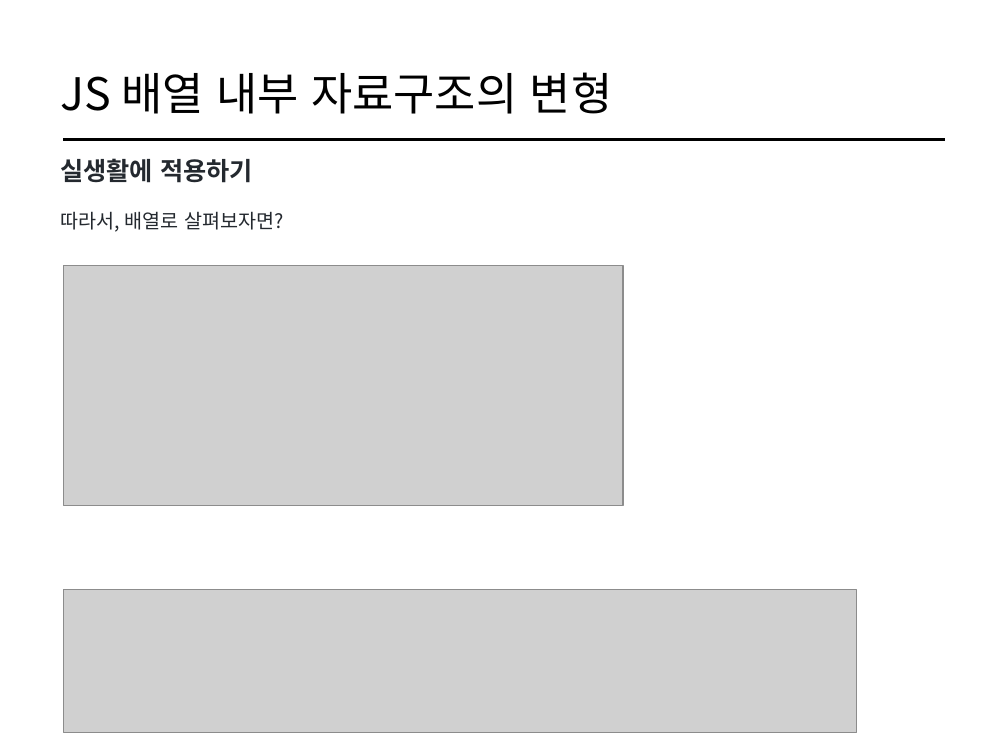
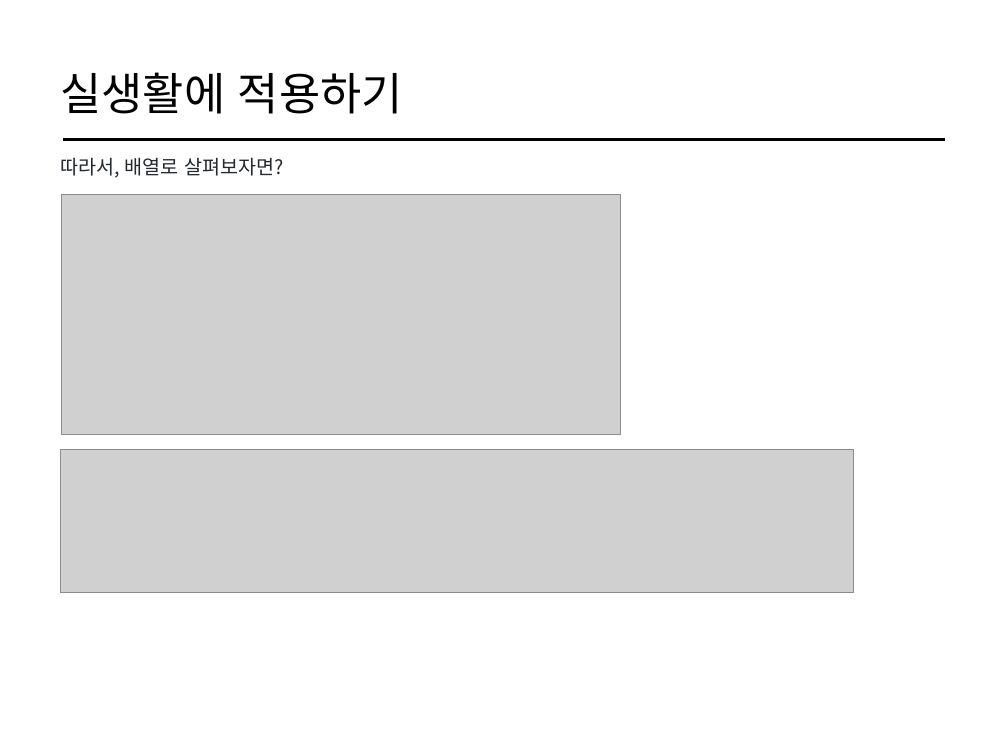
Before and after one commit to cs-study-org/cs-study, a slide deck: slide 18 of 05/yongki/DataStructure&FileSystem.pptx. Drawn at 1008x756 pixels with LibreOffice and Linux fonts; fonts in the diff are those of the drawing; grey boxes stand for pictures. Boxes give left, top, right and bottom in pixels: in the first picture for what was removed or moved away, otherwise in the second. Text is boxed around its words. In the diff, an @@ line names an element or a change of style, - is before the commit and + after.

```diff
--- a/05/yongki/DataStructure&FileSystem.pptx
+++ b/05/yongki/DataStructure&FileSystem.pptx
@@ title at (x1=60, y1=72, x2=403, y2=114): text changed @@
-JS 배열 내부 자료구조의 변형
+실생활에 적용하기
@@ text at (x1=60, y1=157, x2=284, y2=178): text changed @@
-실생활에 적용하기
-따라서, 배열로 살펴보자면?
+따라서, 배열로 살펴보자면?
@@ picture moved from (x1=64, y1=265, x2=623, y2=505) to (x1=61, y1=195, x2=621, y2=434) @@
@@ picture moved from (x1=64, y1=590, x2=857, y2=733) to (x1=60, y1=450, x2=854, y2=593) @@
```
Also in this commit, not shown: 2 other slides changed, 1 other file.
